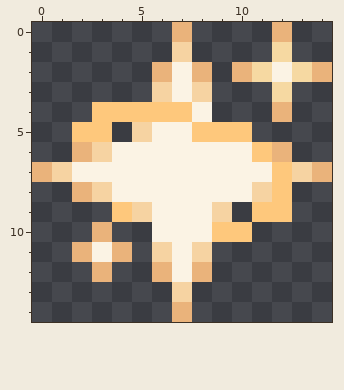
Two versions of one pixel-art sprite, icon_small.png. The picture above is the old version.
The file is 30x30 pixels, drawn in blocks of 2x2; one block is one cell here.
The same view after the edit:
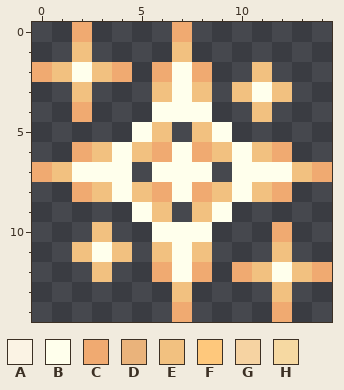
Palette (. is transparent): A #fbf3e4  B #ffffec  C #f0aa71  D #eab37b  E #f2c180  F #fec87c  G #f6d3a2  H #f6d9a2
Changes in this commit:
Changed rows in their new state; - is an unchanged pixel.
first column x 0:
 0 --C----C----.--
 1 --E----E----.--
 2 CEBEC-CBC-.E...
 3 --E---EBE-EBE--
 4 --C...BBB--E.--
 5 --..-BE.EB.----
 6 --CEBECBCEBEC--
 7 CEBBB.BBB.BBBEC
 8 --CEBECBCEBEC--
 9 ----.BE.EB-..--
10 ---E--BBB..-C--
11 --EBE-EBE---E--
12 ---E--CBC-CEBEC
13 -------E----E--
14 -------C----C--
Where, in picture pixels (left, top, right, bottom), the same in both pictures:
changed: (32, 22, 332, 322)
